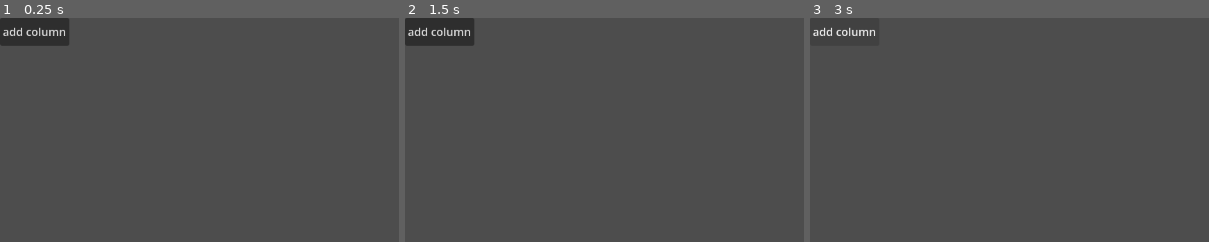
Above: before the commit, frames 1-3 (left to right).
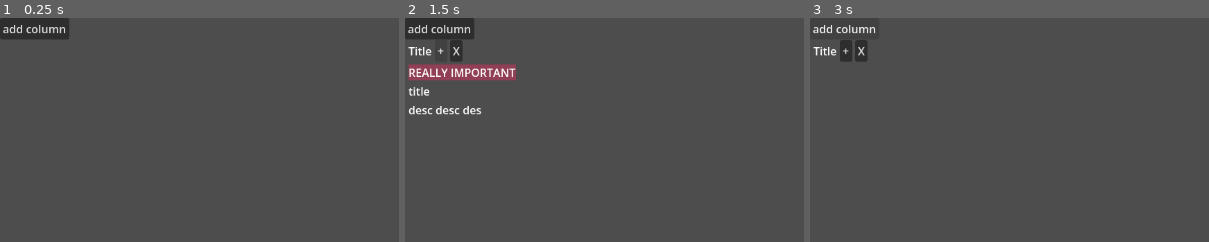
Above: after the commit, the same moments.

Repository: NoobUsesGitHub/Godot_Board
Game: Godot game, scene res://Scene/Main.tscn
Two runs of this game, one before a commit and one after it. Both use one fixed random seed, a clock stepped at 60 frames per second and the inputs below. Before the commit the project starts from res://Scene/MainScreen.tscn.
Inputs:
- Up to frame 1 (0.25 s): no input
- Up to frame 2 (1.5 s): click "add column" at 0.5 s; click "+" at 1.25 s
- Up to frame 3 (3 s): click "X" at 2 s; click "add column" at 2.75 s
The pictures show only the part of the screen within x 0-50%, y 0-50%; the shares and areas given below are measured in that part.

The runs differ from the first frame. In frame 1, 0.8% of the frame differs, in the area x 0-18%, y 3-13%; in frame 2, 3.4%, in the area x 0-28%, y 3-44%; in frame 3, 0.9%.

Commit message:
progress

Diff:
--- /dev/null
+++ b/Code/Column.gd
@@ -0,0 +1,24 @@
+extends Control
+
+@export var cardScene : PackedScene
+# Called when the node enters the scene tree for the first time.
+func _ready() -> void:
+	pass # Replace with function body.
+
+
+# Called every frame. 'delta' is the elapsed time since the previous frame.
+func _process(delta: float) -> void:
+	pass
+
+
+func _on_close_button_pressed() -> void:
+	var c =get_children()
+	for i in c:
+		i.queue_free()
+	queue_free()
+
+
+
+func _on_add_text_button_pressed() -> void:
+	var l=cardScene.instantiate()
+	add_child(l)
--- a/Scene/Column.gd
+++ b/Code/Main.gd
@@ -1,6 +1,7 @@
 extends Control
-
-
+var leftestColumn=0
+var SPACE=1
+@export var column_scene :PackedScene
 # Called when the node enters the scene tree for the first time.
 func _ready() -> void:
 	pass # Replace with function body.
@@ -11,15 +12,6 @@
 	pass
 
 
-func _on_close_button_pressed() -> void:
-	var c =get_children()
-	for i in c:
-		i.queue_free()
-	queue_free()
-
-
-
-func _on_add_text_button_pressed() -> void:
-	var l=Label.new()
-	l.text="e"
-	get_child(1).add_child(l)
+func _on_button_pressed() -> void:
+	var newColumn = column_scene.instantiate()
+	find_child('HBoxContainer').add_child(newColumn)
--- a/Scene/column_b.tscn
+++ b/Scene/CardColumn.tscn
@@ -1,11 +1,13 @@
 [gd_scene format=3 uid="uid://8mnmirw02dr"]
 
-[ext_resource type="Script" uid="uid://fyjps33px8xr" path="res://Scene/Column.gd" id="1_sno3u"]
+[ext_resource type="Script" uid="uid://fyjps33px8xr" path="res://Code/Column.gd" id="1_sno3u"]
+[ext_resource type="PackedScene" uid="uid://cj487m0bd2s8g" path="res://Scene/card.tscn" id="2_fkmn7"]
 
-[node name="ColumnB" type="VBoxContainer" unique_id=530866828]
+[node name="CardColumn" type="VBoxContainer" unique_id=530866828]
 offset_right = 40.0
 offset_bottom = 40.0
 script = ExtResource("1_sno3u")
+cardScene = ExtResource("2_fkmn7")
 
 [node name="HBoxContainer" type="HBoxContainer" parent="." unique_id=1753913171]
 layout_mode = 2
@@ -22,21 +24,5 @@
 layout_mode = 2
 text = "X"
 
-[node name="Label2" type="Label" parent="." unique_id=1116891053]
-layout_mode = 2
-text = "ssssssss"
-
-[node name="Label3" type="Label" parent="." unique_id=1818888275]
-layout_mode = 2
-text = "vsvsvas"
-
-[node name="Label4" type="Label" parent="." unique_id=1180816538]
-layout_mode = 2
-text = "vsvdsv"
-
-[node name="Label5" type="Label" parent="." unique_id=1891064096]
-layout_mode = 2
-text = "vsvsvs"
-
 [connection signal="pressed" from="HBoxContainer/addTextButton" to="." method="_on_add_text_button_pressed"]
 [connection signal="pressed" from="HBoxContainer/closeButton" to="." method="_on_close_button_pressed"]
--- a/Scene/Column.tscn
+++ /dev/null
@@ -1,10 +0,0 @@
-[gd_scene format=3 uid="uid://dm8em0jj360t4"]
-
-[ext_resource type="PackedScene" uid="uid://8mnmirw02dr" path="res://Scene/column_b.tscn" id="1_5f743"]
-
-[node name="Column" type="ScrollContainer" unique_id=181374841]
-offset_right = 40.0
-offset_bottom = 40.0
-
-[node name="ColumnB" parent="." unique_id=530866828 instance=ExtResource("1_5f743")]
-layout_mode = 2
--- /dev/null
+++ b/Scene/Main.tscn
@@ -0,0 +1,26 @@
+[gd_scene format=3 uid="uid://dgcfh45vce5wd"]
+
+[ext_resource type="Script" uid="uid://1wv6wgnwuomn" path="res://Code/Main.gd" id="1_g6ejq"]
+[ext_resource type="PackedScene" uid="uid://8mnmirw02dr" path="res://Scene/CardColumn.tscn" id="2_djkur"]
+
+[node name="Main" type="Control" unique_id=2126412627]
+layout_mode = 3
+anchors_preset = 0
+script = ExtResource("1_g6ejq")
+column_scene = ExtResource("2_djkur")
+
+[node name="Button" type="Button" parent="." unique_id=76656826]
+layout_mode = 0
+offset_right = 100.0
+offset_bottom = 31.0
+text = "add column
+"
+
+[node name="HBoxContainer" type="HBoxContainer" parent="." unique_id=854230222]
+layout_mode = 0
+offset_left = 5.0
+offset_top = 32.0
+offset_right = 45.0
+offset_bottom = 32.0
+
+[connection signal="pressed" from="Button" to="." method="_on_button_pressed"]
--- a/Scene/MainScreen.tscn
+++ /dev/null
@@ -1,20 +0,0 @@
-[gd_scene format=3 uid="uid://cnjf12v6pfmxt"]
-
-[ext_resource type="Script" uid="uid://dprn1snaayag6" path="res://Scene/main_screen.gd" id="1_47utw"]
-[ext_resource type="PackedScene" uid="uid://dm8em0jj360t4" path="res://Scene/Column.tscn" id="2_adin7"]
-
-[node name="Main" type="Node2D" unique_id=1803408807]
-script = ExtResource("1_47utw")
-column_scene = ExtResource("2_adin7")
-
-[node name="HBoxContainer" type="HBoxContainer" parent="." unique_id=303964445]
-offset_right = 40.0
-offset_bottom = 40.0
-alignment = 1
-
-[node name="Button" type="Button" parent="HBoxContainer" unique_id=1979787121]
-layout_mode = 2
-text = "add column
-"
-
-[connection signal="pressed" from="HBoxContainer/Button" to="." method="_on_button_pressed"]
--- /dev/null
+++ b/Scene/badge_prio.tscn
@@ -0,0 +1,15 @@
+[gd_scene format=3 uid="uid://bjp5n6x6yn1kq"]
+
+[node name="badge_prio" type="PanelContainer" unique_id=391734235]
+offset_right = 40.0
+offset_bottom = 40.0
+
+[node name="ColorRect" type="ColorRect" parent="." unique_id=10466612]
+layout_mode = 2
+size_flags_horizontal = 3
+size_flags_vertical = 3
+color = Color(0.56294703, 0.24842799, 0.32782644, 1)
+
+[node name="Label" type="Label" parent="." unique_id=1683717435]
+layout_mode = 2
+text = "REALLY IMPORTANT"
--- /dev/null
+++ b/Scene/card.tscn
@@ -0,0 +1,25 @@
+[gd_scene format=3 uid="uid://cj487m0bd2s8g"]
+
+[ext_resource type="PackedScene" uid="uid://bjp5n6x6yn1kq" path="res://Scene/badge_prio.tscn" id="1_tmr17"]
+
+[node name="Card" type="MarginContainer" unique_id=95162554]
+offset_right = 106.0
+offset_bottom = 80.0
+size_flags_horizontal = 3
+size_flags_vertical = 3
+size_flags_stretch_ratio = 5.0
+
+[node name="VBoxContainer" type="VBoxContainer" parent="." unique_id=615890311]
+layout_mode = 2
+
+[node name="badgePrio" parent="VBoxContainer" unique_id=1844869695 instance=ExtResource("1_tmr17")]
+layout_mode = 2
+
+[node name="title" type="Label" parent="VBoxContainer" unique_id=1440154556]
+layout_mode = 2
+text = "title"
+
+[node name="dec" type="Label" parent="VBoxContainer" unique_id=1485176636]
+layout_mode = 2
+text = "desc desc des
+"
--- a/Scene/main_screen.gd
+++ /dev/null
@@ -1,17 +0,0 @@
-extends Node2D
-var leftestColumn=0
-var SPACE=1
-@export var column_scene :PackedScene
-# Called when the node enters the scene tree for the first time.
-func _ready() -> void:
-	pass # Replace with function body.
-
-
-# Called every frame. 'delta' is the elapsed time since the previous frame.
-func _process(delta: float) -> void:
-	pass
-
-
-func _on_button_pressed() -> void:
-	var newColumn = column_scene.instantiate()
-	find_child('HBoxContainer').add_child(newColumn)
--- a/project.godot
+++ b/project.godot
@@ -11,7 +11,7 @@
 [application]
 
 config/name="TaskFloat"
-run/main_scene="uid://cnjf12v6pfmxt"
+run/main_scene="uid://dgcfh45vce5wd"
 config/features=PackedStringArray("4.6", "Forward Plus")
 config/icon="res://icon.svg"
 
Renamed: Scene/Column.gd.uid -> Code/Column.gd.uid
Not shown, added: Code/Main.gd.uid
Renamed: Scene/button.gd -> Code/button.gd
Renamed: Scene/button.gd.uid -> Code/button.gd.uid
Not shown, removed: Scene/main_screen.gd.uid
